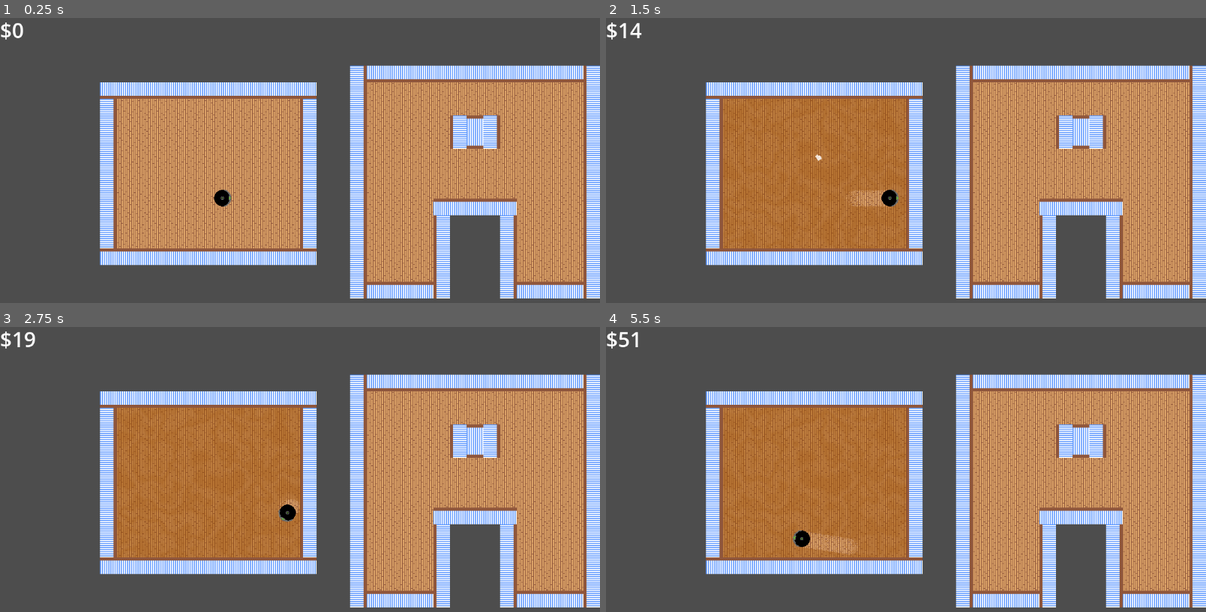
Above: before the commit, frames 1-4 (two rows, left to right).
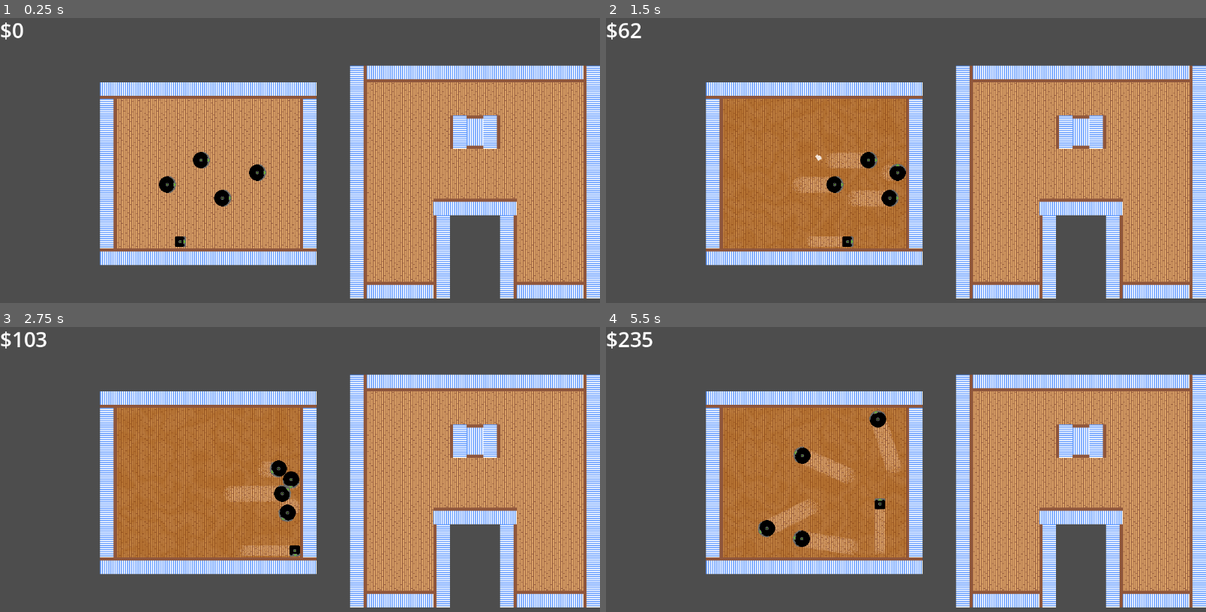
Above: after the commit, the same moments.

Repository: NatYoungren/roombot
Game: Godot game, scene res://scenes/test_level.tscn
Same seed, same stepped clock (60 frames per second), same inputs: the game is played once before the commit and once after it.
Inputs (mouse positions are in pixels of both pictures, inside the frame that each line leads up to):
- Up to frame 1 (0.25 s): no input
- Up to frame 2 (1.5 s): tap Enter (ui_accept) at 0.5, 0.77 s; move the mouse to (1038, 166) at 0.52 s; hold Shift 0.53-1.28 s; click (1038, 166) at 0.67 s; move the mouse to (786, 200) at 1.27 s; hold Left (ui_left) from 1.28 s (still down); tap Shift at 1.35 s
- Up to frame 3 (2.75 s): tap Enter (ui_accept) at 1.52 s; move the mouse to (360, 418) at 2.02 s; release Left (ui_left) at 2.03 s; hold Shift from 2.03 s (still down)
- Up to frame 4 (5.5 s): move the mouse to (876, 560) at 2.77 s; release Shift at 2.78 s; tap Shift at 2.85, 4.35 s; click (876, 560) at 2.92 s; tap Enter (ui_accept) at 3.02, 3.77, 4.52 s; move the mouse to (1086, 543) at 3.52 s; hold Shift 3.53-4.28 s; hold Left (ui_left) from 3.53 s (still down); move the mouse to (726, 443) at 4.27 s; move the mouse to (936, 492) at 5.02 s; hold Shift from 5.03 s (still down); click (936, 492) at 5.17 s

The runs differ from the first frame. In frame 1, 0.5% of the frame differs, in the area x 26-45%, y 46-81%; in frame 2, 1.3%; in frame 3, 1.2%; in frame 4, 1.9%, in the area x 2-50%, y 1-81%.

Commit message:
Adding hud, tweaking levels

Diff:
--- /dev/null
+++ b/roombot/scenes/hud.tscn
@@ -0,0 +1,21 @@
+[gd_scene format=3 uid="uid://ylmya027krnu"]
+
+[ext_resource type="Script" uid="uid://dcb05868ql6t2" path="res://scripts/money_label.gd" id="1_ahhtf"]
+[ext_resource type="Script" uid="uid://bh16jty3jv8ue" path="res://scripts/hud_info.gd" id="2_oo0fn"]
+
+[node name="HUD" type="Node2D" unique_id=2065057990]
+
+[node name="money_label" type="Label" parent="." unique_id=733467885]
+offset_right = 328.0
+offset_bottom = 55.0
+theme_override_font_sizes/font_size = 40
+text = "MONEY"
+script = ExtResource("1_ahhtf")
+
+[node name="selection_info" type="Label" parent="." unique_id=1483570921]
+offset_top = 55.0
+offset_right = 328.0
+offset_bottom = 110.0
+theme_override_font_sizes/font_size = 18
+text = "INFO"
+script = ExtResource("2_oo0fn")
--- a/roombot/scenes/test_level.tscn
+++ b/roombot/scenes/test_level.tscn
@@ -1,24 +1,34 @@
-[gd_scene load_steps=5 format=3 uid="uid://clbd3xh7l0wi5"]
+[gd_scene format=3 uid="uid://clbd3xh7l0wi5"]
 
 [ext_resource type="PackedScene" uid="uid://pkn2ikxrwsv8" path="res://scenes/house.tscn" id="1_paw1w"]
-[ext_resource type="PackedScene" uid="uid://dxauipst7macc" path="res://scenes/roomba_basic.tscn" id="2_j6w7d"]
+[ext_resource type="PackedScene" uid="uid://dxauipst7macc" path="res://scenes/roombas/roomba_basic.tscn" id="2_j6w7d"]
 [ext_resource type="PackedScene" uid="uid://dvg8316hkghy" path="res://scenes/filth_layer.tscn" id="2_x4b8f"]
-[ext_resource type="Script" uid="uid://dcb05868ql6t2" path="res://scripts/money_label.gd" id="5_tmr53"]
+[ext_resource type="PackedScene" uid="uid://dp1omvbo5p6sv" path="res://scenes/roombas/roomba_corner.tscn" id="5_qcd3b"]
+[ext_resource type="PackedScene" uid="uid://ylmya027krnu" path="res://scenes/hud.tscn" id="5_tmr53"]
 
-[node name="test_level" type="Node2D"]
+[node name="test_level" type="Node2D" unique_id=1798701204]
 
-[node name="House" parent="." instance=ExtResource("1_paw1w")]
+[node name="House" parent="." unique_id=1412589421 instance=ExtResource("1_paw1w")]
 
-[node name="filth_layer" parent="." instance=ExtResource("2_x4b8f")]
+[node name="filth_layer" parent="." unique_id=1106265721 instance=ExtResource("2_x4b8f")]
 position = Vector2(225, 160)
 img_size = Vector2i(352, 288)
 
-[node name="Roomba_Basic" parent="." instance=ExtResource("2_j6w7d")]
+[node name="Roomba_Basic" parent="." unique_id=389391744 instance=ExtResource("2_j6w7d")]
 position = Vector2(421, 351)
 
-[node name="money_label" type="Label" parent="."]
-offset_right = 328.0
-offset_bottom = 55.0
-theme_override_font_sizes/font_size = 40
-text = "MONEY"
-script = ExtResource("5_tmr53")
+[node name="Roomba_Corner" parent="." unique_id=1211233507 instance=ExtResource("5_qcd3b")]
+position = Vector2(340, 435)
+
+[node name="Roomba_Basic2" parent="." unique_id=344201598 instance=ExtResource("2_j6w7d")]
+position = Vector2(380, 278)
+
+[node name="Roomba_Basic3" parent="." unique_id=2104501039 instance=ExtResource("2_j6w7d")]
+position = Vector2(488, 302)
+turn_dir = -1
+
+[node name="Roomba_Basic4" parent="." unique_id=1265617901 instance=ExtResource("2_j6w7d")]
+position = Vector2(315, 325)
+turn_dir = -1
+
+[node name="HUD" parent="." unique_id=2065057990 instance=ExtResource("5_tmr53")]
--- a/roombot/scenes/test_level_weird.tscn
+++ b/roombot/scenes/test_level_weird.tscn
@@ -1,16 +1,45 @@
-[gd_scene load_steps=4 format=3 uid="uid://cgpeyx4qak63x"]
+[gd_scene format=3 uid="uid://cgpeyx4qak63x"]
 
 [ext_resource type="PackedScene" uid="uid://pkn2ikxrwsv8" path="res://scenes/house.tscn" id="1_sw0d3"]
 [ext_resource type="PackedScene" uid="uid://dvg8316hkghy" path="res://scenes/filth_layer.tscn" id="2_vky4o"]
-[ext_resource type="PackedScene" uid="uid://dxauipst7macc" path="res://scenes/roomba_basic.tscn" id="3_821sw"]
+[ext_resource type="PackedScene" uid="uid://dxauipst7macc" path="res://scenes/roombas/roomba_basic.tscn" id="3_821sw"]
+[ext_resource type="PackedScene" uid="uid://dp1omvbo5p6sv" path="res://scenes/roombas/roomba_corner.tscn" id="4_vky4o"]
 
-[node name="test_level_weird" type="Node2D"]
+[node name="test_level_weird" type="Node2D" unique_id=1079208575]
 
-[node name="House" parent="." instance=ExtResource("1_sw0d3")]
+[node name="House" parent="." unique_id=1925109870 instance=ExtResource("1_sw0d3")]
 
-[node name="filth_layer" parent="." instance=ExtResource("2_vky4o")]
+[node name="filth_layer" parent="." unique_id=646668596 instance=ExtResource("2_vky4o")]
 position = Vector2(705, 128)
 img_size = Vector2i(416, 384)
 
-[node name="Roomba_Basic" parent="." instance=ExtResource("3_821sw")]
-position = Vector2(787, 293)
+[node name="Roomba_Basic" parent="." unique_id=173815585 instance=ExtResource("3_821sw")]
+position = Vector2(755, 456)
+
+[node name="Roomba_Basic2" parent="." unique_id=753685218 instance=ExtResource("3_821sw")]
+position = Vector2(1067, 464)
+turn_dir = -1
+
+[node name="Roomba_Basic3" parent="." unique_id=1211233507 instance=ExtResource("3_821sw")]
+position = Vector2(900, 293)
+turn_dir = -1
+
+[node name="Roomba_Basic4" parent="." unique_id=1593591058 instance=ExtResource("3_821sw")]
+position = Vector2(764, 257)
+
+[node name="Roomba_Basic5" parent="." unique_id=530728223 instance=ExtResource("3_821sw")]
+position = Vector2(884, 332)
+
+[node name="Roomba_Corner" parent="." unique_id=1715017348 instance=ExtResource("4_vky4o")]
+position = Vector2(803, 416)
+
+[node name="Roomba_Basic6" parent="." unique_id=1168534571 instance=ExtResource("3_821sw")]
+position = Vector2(843, 259)
+
+[node name="Roomba_Basic7" parent="." unique_id=1872117120 instance=ExtResource("3_821sw")]
+position = Vector2(951, 283)
+turn_dir = -1
+
+[node name="Roomba_Basic8" parent="." unique_id=55368906 instance=ExtResource("3_821sw")]
+position = Vector2(778, 306)
+turn_dir = -1
--- /dev/null
+++ b/roombot/scripts/hud_info.gd
@@ -0,0 +1,29 @@
+extends Label
+
+var selected_object: Node2D
+
+func _ready() -> void:
+	State.selected.connect(_on_selected_object_changed)
+
+
+func _process(_delta: float) -> void:
+	if selected_object is RoombaBase:
+		var roomba: RoombaBase = selected_object
+		text = "Filth cleaned: %.2f" % roomba.filth_cleaned
+		text += "\nMoney earned: $%.2f" % (roomba.filth_cleaned * roomba.filth_to_money_ratio)
+		text += "\n$ per Second: $%.2f" % (roomba.filth_cleaned * roomba.filth_to_money_ratio / roomba.time_elapsed)
+		text += "\nSpeed: %.2f px/s" % roomba.velocity.length()
+	else:
+		text = ""
+
+func _on_selected_object_changed(obj: Node2D, is_selected: bool) -> void:
+	if not is_selected or obj == null or not obj is RoombaBase:
+		selected_object = null
+		text = ""
+		return
+
+	selected_object = obj
+
+	if obj is RoombaBase:
+		var roomba: RoombaBase = obj
+		text = "Filth cleaned: " + str(roomba.filth_cleaned) + "\nMoney earned: $" + str(roomba.filth_cleaned * roomba.filth_to_money_ratio)
Not shown, added: roombot/scripts/hud_info.gd.uid
